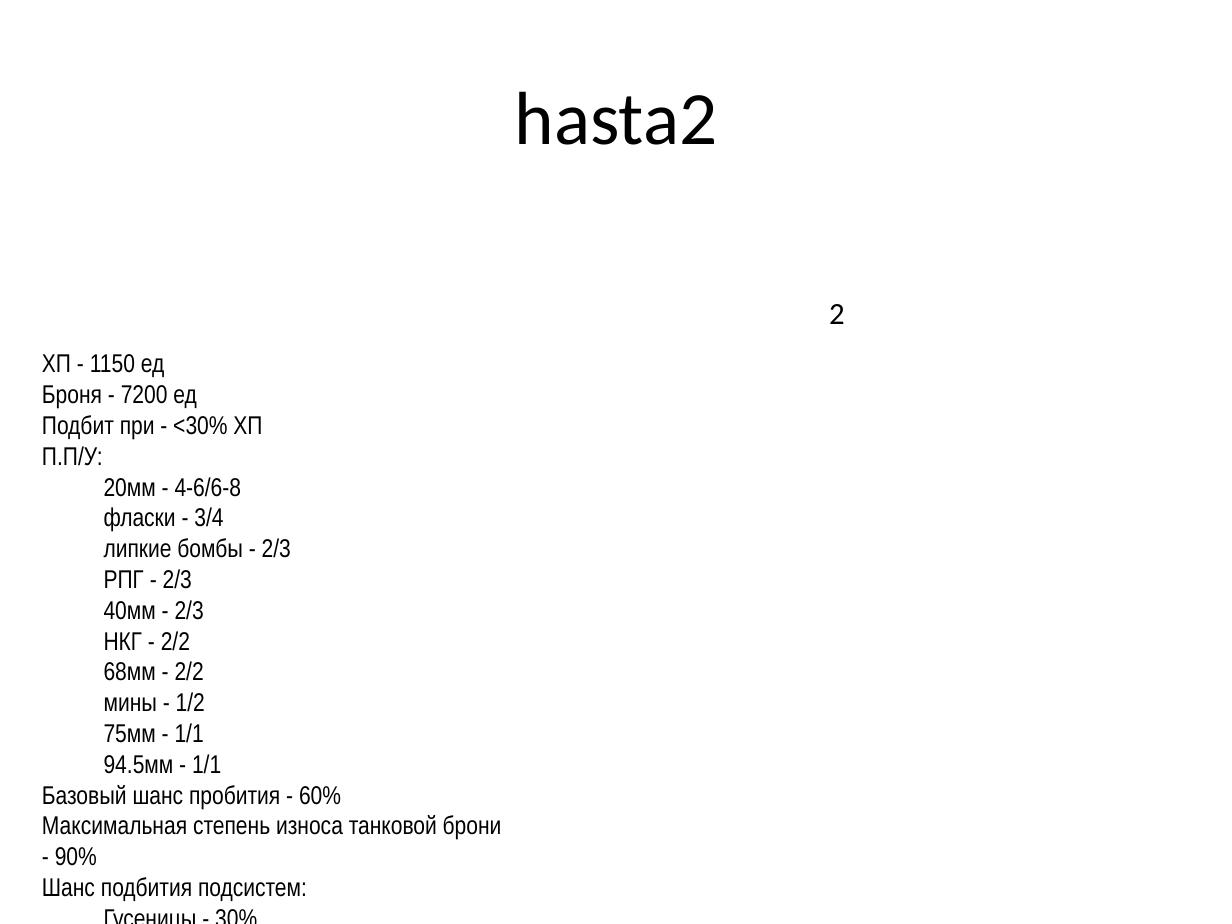
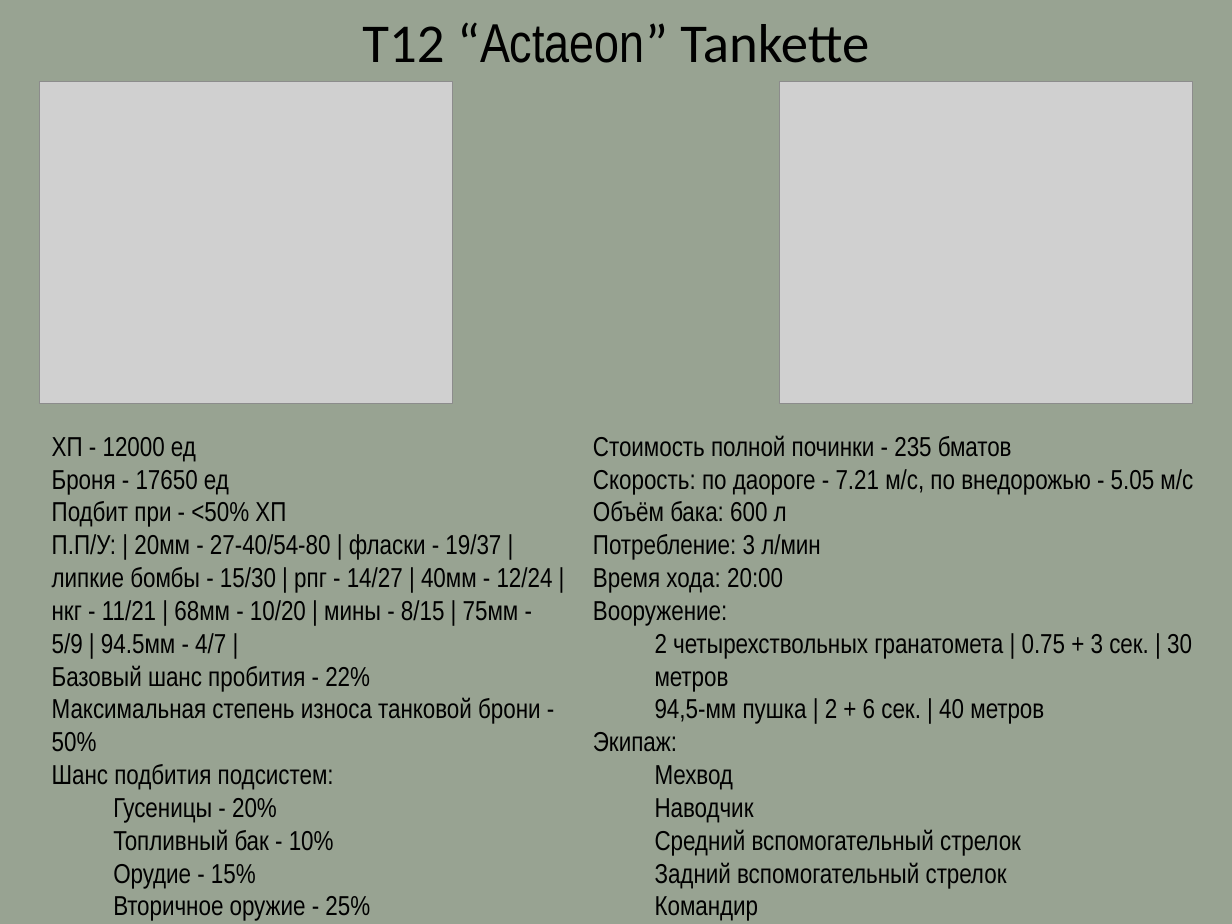
Before and after one commit to shipkovandrej/foxhole_tanks_stats, a slide deck: slide 1 of test.pptx (slide 2 before the commit). Drawn at 1232x924 pixels with LibreOffice and Linux fonts; fonts in the diff are those of the drawing; grey boxes stand for pictures. Boxes give left, top, right and bottom in pixels: in the first picture for what was removed or moved away, otherwise in the second. Text is boxed around its words. In the diff, an @@ line names an element or a change of style, - is before the commit and + after.

```diff
--- a/test.pptx
+++ b/test.pptx
@@ background #FFFFFF to #98A392 @@
@@ title at bbox=[362, 22, 869, 63]: text changed; size 44 to 32 pt @@
-hasta2
+T12 “Actaeon” Tankette
@@ picture added at bbox=[39, 81, 452, 403] @@
@@ picture added at bbox=[780, 81, 1193, 403] @@
@@ text removed at bbox=[829, 304, 845, 324] @@
-2
@@ text "ХП - 12000 ед": place and size @@
-text "ХП - 12000 ед" at bbox=[42, 354, 502, 901]
+text "ХП - 12000 ед" at bbox=[52, 437, 553, 850]
@@ text at bbox=[52, 437, 553, 752]: text changed; size 15 to 16 pt @@
-ХП - 1150 ед
-Броня - 7200 ед
-Подбит при - <30% ХП
-П.П/У:
-  20мм - 4-6/6-8
-  фласки - 3/4
-  липкие бомбы - 2/3
-  РПГ - 2/3
-  40мм - 2/3
-  НКГ - 2/2
-  68мм - 2/2
-  мины - 1/2
-  75мм - 1/1
-  94.5мм - 1/1
-Базовый шанс пробития - 60%
-Максимальная степень износа танковой брони - 90%
+ХП - 12000 ед
+Броня - 17650 ед
+Подбит при - <50% ХП
+П.П/У: | 20мм - 27-40/54-80 | фласки - 19/37 | липкие бомбы - 15/30 | рпг - 14/27 | 40мм - 12/24 | нкг - 11/21 | 68мм - 10/20 | мины - 8/15 | 75мм - 5/9 | 94.5мм - 4/7 |
+Базовый шанс пробития - 22%
+Максимальная степень износа танковой брони - 50%
@@ text added at bbox=[593, 435, 1193, 921], 16 pt, text #000000 @@
+Стоимость полной починки - 235 бматов
+Скорость: по дaороге - 7.21 м/с, по внедорожью - 5.05 м/с
+Объём бака: 600 л
+Потребление: 3 л/мин
+Время хода: 20:00
+Вооружение:
+  2 четырехствольных гранатомета | 0.75 + 3 сек. | 30 метров
+  94,5-мм пушка | 2 + 6 сек. | 40 метров
+Экипаж:
+  Мехвод
+  Наводчик
+  Средний вспомогательный стрелок
+  Задний вспомогательный стрелок
+  Командир
+  Инженер
@@ text at bbox=[52, 764, 334, 789]: size 15 to 16 pt in "Шанс подбития подсистем:" @@
@@ text at bbox=[113, 798, 334, 850]: text changed; size 15 to 16 pt @@
-  Гусеницы - 30%
+  Гусеницы - 20%
+  Топливный бак - 10%
+  Орудие - 15%
+  Вторичное оружие - 25%
```
Also in this commit, not shown: 2 other slides changed, 1 slide removed, 1 other file.
